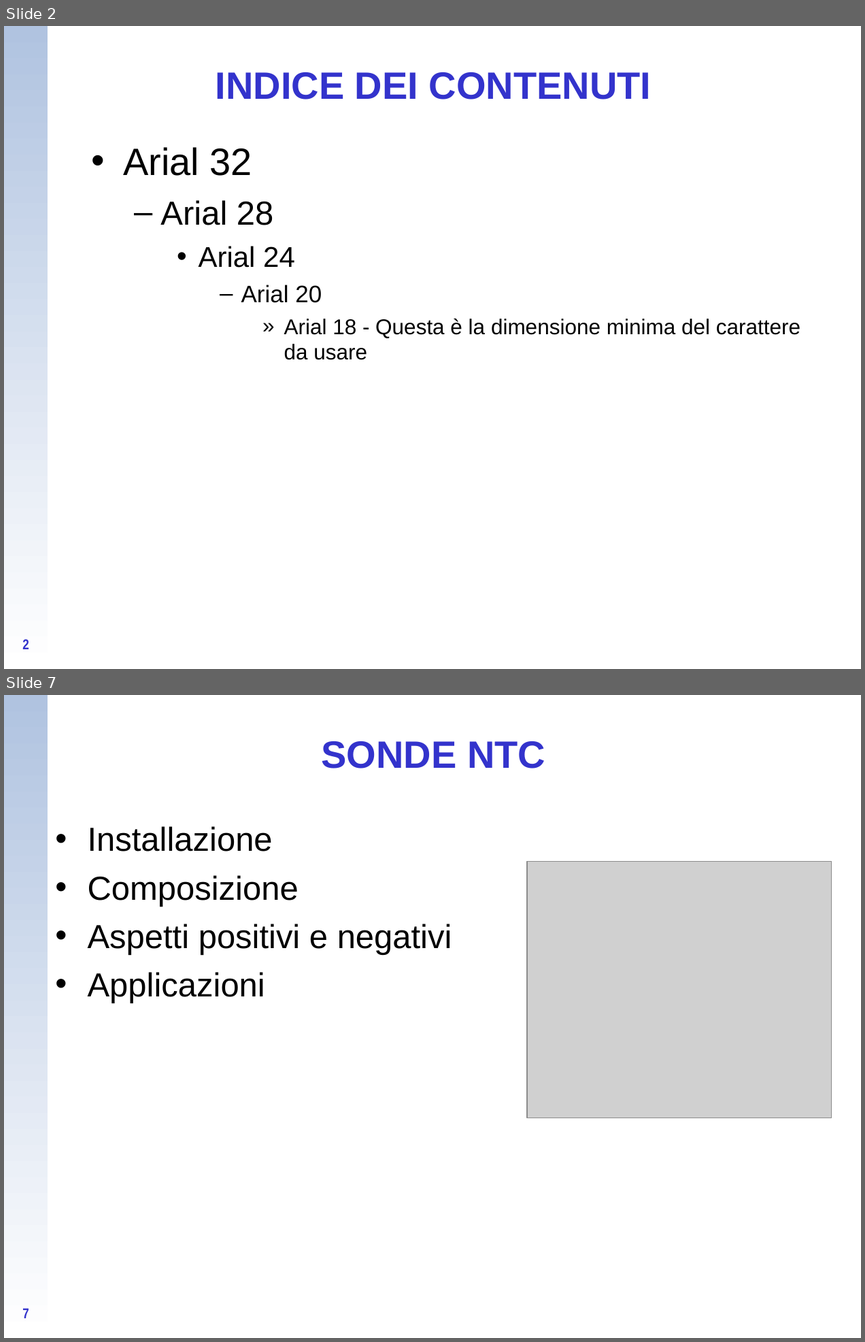
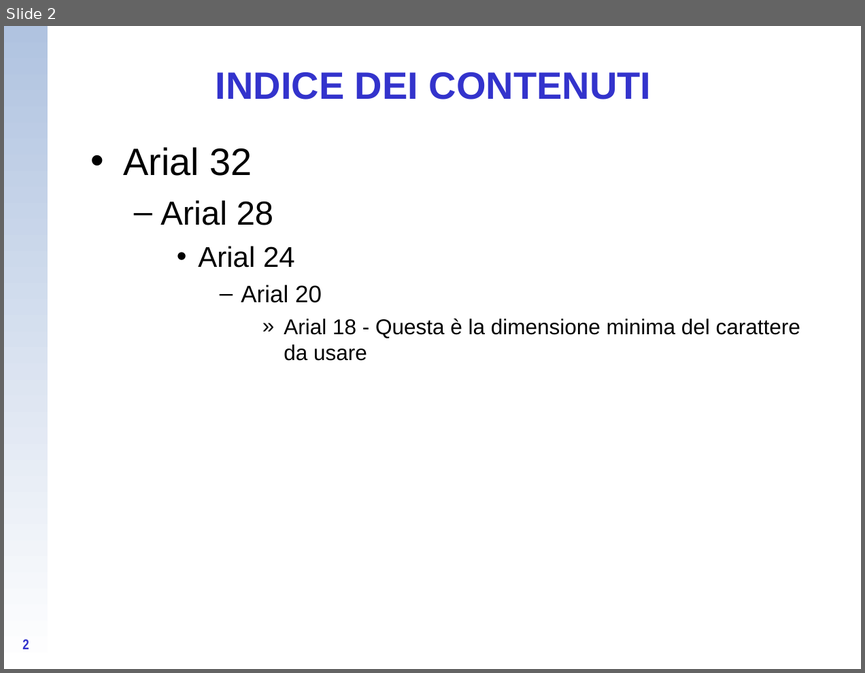
Before and after one commit to CampelloManuel/progetto-esame, a slide deck: tesina/Presentazione_tipo_Energia (te ne ho salvata una copia fusco, sei libero di usarla).ppt. Shown one above the other, each under a label of ours: slides 2 and 7 before the commit, slide 2 after it; the slides between them are not shown. The pictures are 865x1342 and 865x673 pixels, drawn with LibreOffice and Linux fonts; fonts in the diff are those of the drawing; grey boxes stand for pictures; background and template pictures are left out. Boxes give left, top, right and bottom in pixels: in the first picture for what was removed or moved away, otherwise in the second. Text is boxed around its words. In the diff, an @@ line names an element or a change of style, - is before the commit and + after.

```diff
--- a/tesina/Presentazione_tipo_Energia (te ne ho salvata una copia fusco, sei libero di usarla).ppt
+++ b/tesina/Presentazione_tipo_Energia (te ne ho salvata una copia fusco, sei libero di usarla).ppt
@@ slide 7 removed at (4, 695, 861, 1338), background picture (left out); not listed: 1 template element that a slide beside it also shows @@
@@ title removed at (321, 741, 545, 768) @@
-SONDE NTC
@@ text removed at (88, 826, 452, 1003) @@
-• Installazione
-• Composizione
-• Aspetti positivi e negativi
-• Applicazioni
@@ picture removed at (527, 861, 832, 1117) @@
@@ page number removed at (22, 1308, 29, 1318) @@
-7
```
Also in this commit, not shown: 1 slide changed, 2 slides added, 6 other slides removed, 3 other files.
